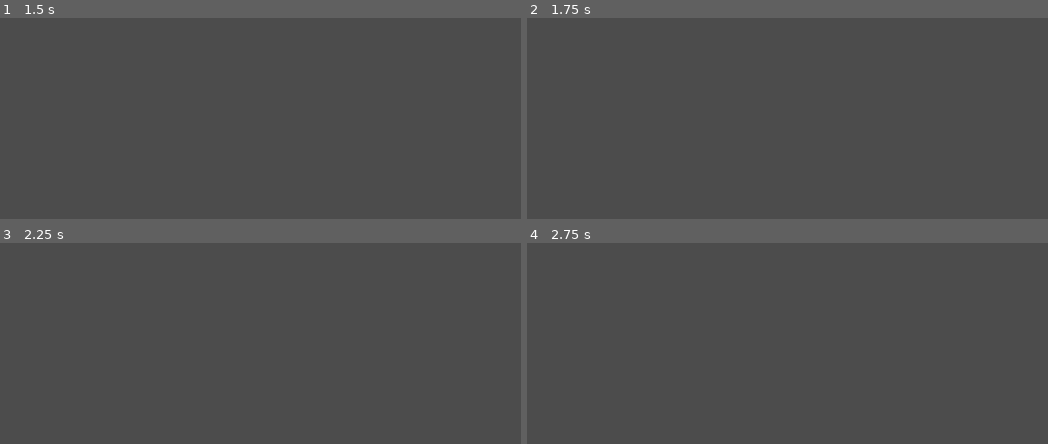
Above: before the commit, frames 1-4 (two rows, left to right).
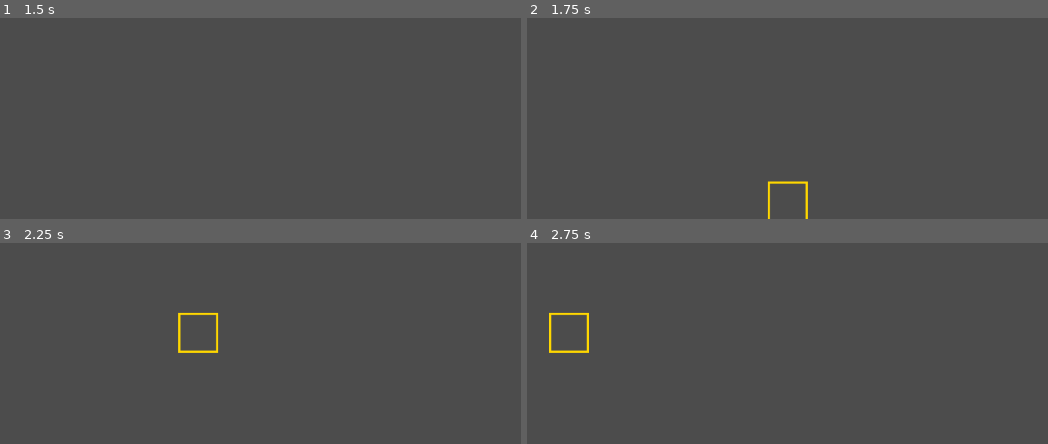
Above: after the commit, the same moments.

Repository: Taleshire/schachpira
Game: Godot game, scene res://assets/scenes/Match.tscn
Same seed, same stepped clock (60 frames per second), same inputs: the game is played once before the commit and once after it. This scene is started directly instead of the project's main scene.
Inputs (mouse positions are in pixels of both pictures, inside the frame that each line leads up to):
- Up to frame 1 (1.5 s): move the mouse to (outside the picture) at 0.52 s; hold Right (ui_right) 0.53-1.28 s; click (outside the picture) at 0.6 s; tap Enter at 1.25 s; move the mouse to (outside the picture) at 1.27 s; hold Down (ui_down) from 1.28 s (still down); right-click (outside the picture) at 1.35 s; click (outside the picture) at 1.42 s
- Up to frame 2 (1.75 s): keep holding Down (ui_down)
- Up to frame 3 (2.25 s): move the mouse to (outside the picture) at 2.02 s; release Down (ui_down) at 2.03 s; hold Right (ui_right) from 2.03 s (still down); click (outside the picture) at 2.1 s
- Up to frame 4 (2.75 s): keep holding Right (ui_right)

Frame 1 is identical in both runs. In frame 2, 0.3% of the frame differs, in the area x 46-54%, y 81-100%; in frame 3, 0.4%; in frame 4, 0.4%, in the area x 4-12%, y 34-55%.
Error in both runs: Invalid get index of type 'String' (on base: 'Dictionary'). (res://assets/scripts/match.gd:89)

Commit message:
move camera with  mouse or arrow keys

Diff:
--- a/assets/scripts/camera.gd
+++ b/assets/scripts/camera.gd
@@ -3,20 +3,45 @@
 const SPEED = 1000
 const BORDER = 64
 
+var up
+var down
+var left
+var right
+
+var width
+var height
+var mouse_position
+
 func _process(delta):
-	var width = get_viewport_rect().size.x / 2 - BORDER
-	var height = get_viewport_rect().size.y / 2 - BORDER
-	var mouse_position = get_local_mouse_position()
 
-	if mouse_position.x > width:
-		var factor = abs(mouse_position.x - width) / BORDER
-		position.x += SPEED * delta * factor
-	if mouse_position.x < -width:
-		var factor = abs(mouse_position.x + width) / BORDER
-		position.x -= SPEED * delta * factor
-	if mouse_position.y > height:
-		var factor = abs(mouse_position.y - height) / BORDER
-		position.y += SPEED * delta * factor
-	if mouse_position.y < -height:
-		var factor = abs(mouse_position.y + height) / BORDER
-		position.y -= SPEED * delta * factor
+	up = Input.is_action_pressed("ui_up")
+	down = Input.is_action_pressed("ui_down")
+	left = Input.is_action_pressed("ui_left")
+	right = Input.is_action_pressed("ui_right")
+
+	if up or down or left or right:
+		if up:
+			position.y -= SPEED * delta / 2
+		if down:
+			position.y += SPEED * delta / 2
+		if left:
+			position.x -= SPEED * delta / 2
+		if right:
+			position.x += SPEED * delta / 2
+	else:
+		width = get_viewport_rect().size.x / 2 - BORDER
+		height = get_viewport_rect().size.y / 2 - BORDER
+		mouse_position = get_local_mouse_position()
+
+		if mouse_position.x > width:
+			var factor = abs(mouse_position.x - width) / BORDER
+			position.x += SPEED * delta * factor
+		if mouse_position.x < -width:
+			var factor = abs(mouse_position.x + width) / BORDER
+			position.x -= SPEED * delta * factor
+		if mouse_position.y > height:
+			var factor = abs(mouse_position.y - height) / BORDER
+			position.y += SPEED * delta * factor
+		if mouse_position.y < -height:
+			var factor = abs(mouse_position.y + height) / BORDER
+			position.y -= SPEED * delta * factor
